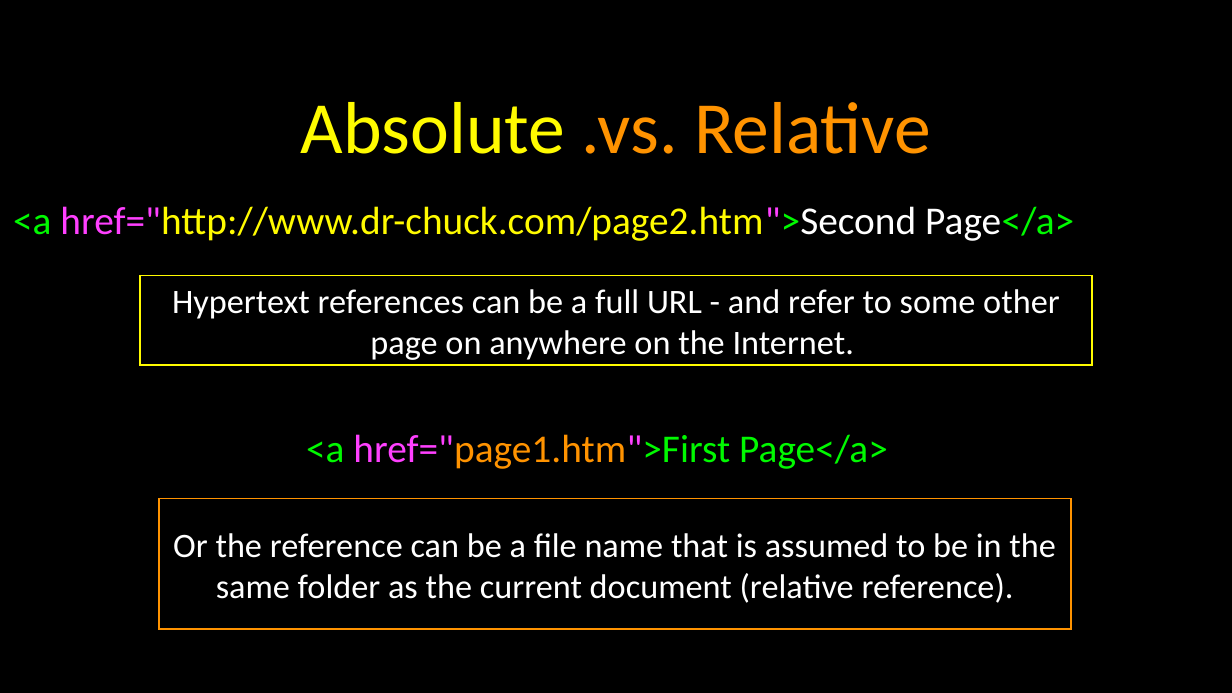
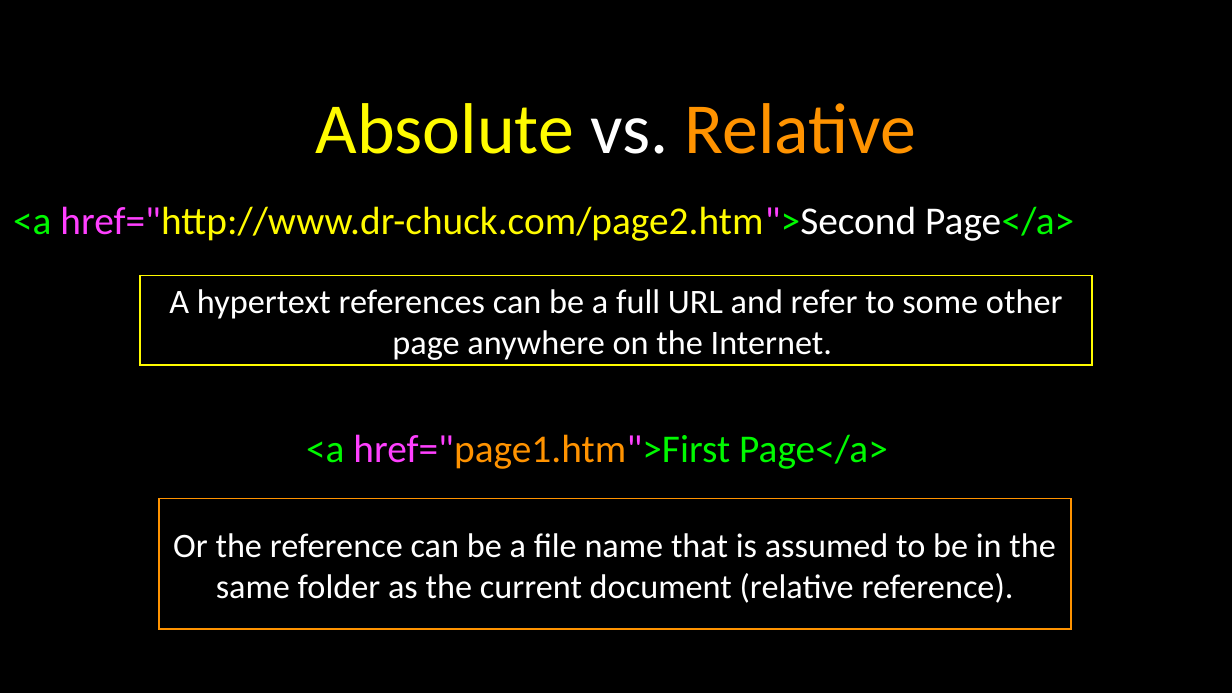
Before and after one commit to csev/wa4e, a slide deck: slide 23 of lectures/Web-02-HTML.ppt. Drawn at 1232x693 pixels with LibreOffice and Linux fonts; fonts in the diff are those of the drawing. Boxes give left, top, right and bottom in pixels: in the first picture for what was removed or moved away, otherwise in the second. Text is boxed around its words. In the diff, an @@ line names an element or a change of style, - is before the commit and + after.

```diff
--- a/lectures/Web-02-HTML.ppt
+++ b/lectures/Web-02-HTML.ppt
@@ title at <box>316,103,916,154</box>: text changed; size 43 to 42 pt; text colour #FF9300 to #FFFB00 @@
-Absolute .vs. Relative
+Absolute vs. Relative
@@ text in rectangle at <box>169,289,1063,360</box>: text changed @@
-Hypertext references can be a full URL - and refer to some other page on anywhere on the Internet.
+A hypertext references can be a full URL and refer to some other page anywhere on the Internet.
```
Also in this commit, not shown: 28 other slides changed, 2 other files.
